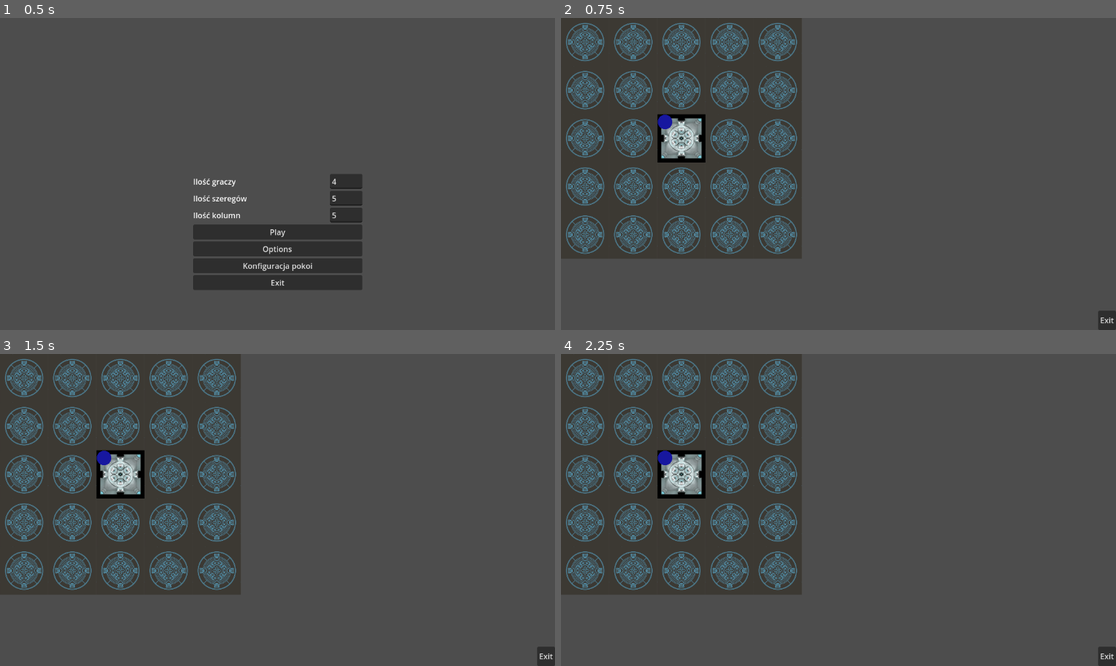
Above: before the commit, frames 1-4 (two rows, left to right).
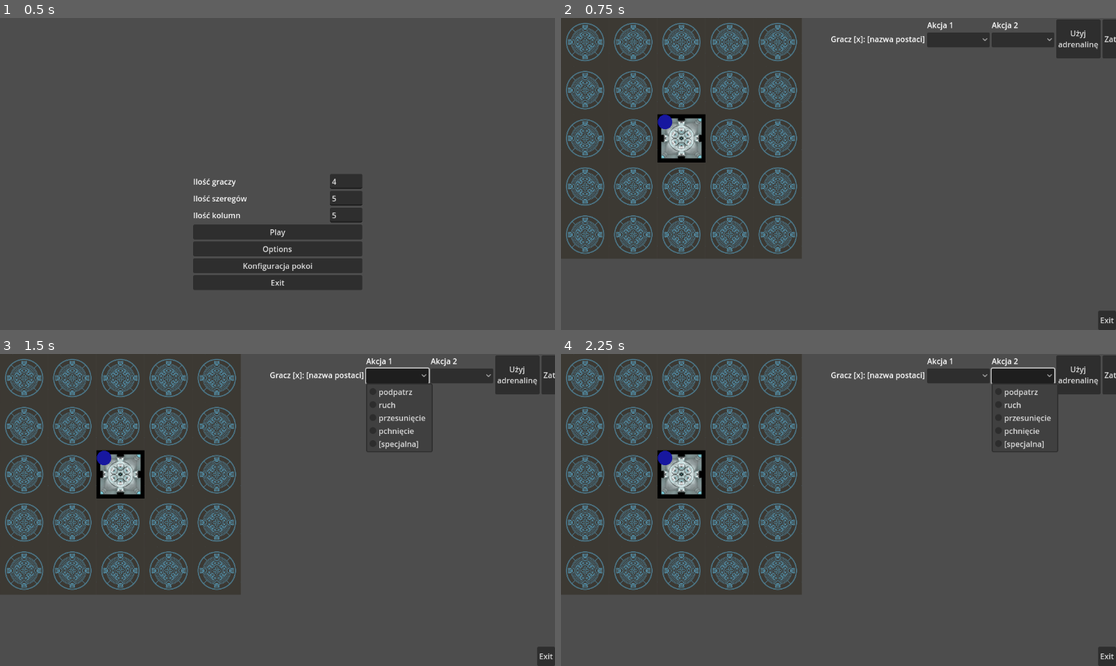
Above: after the commit, the same moments.

Repository: super12pl/strona25
Game: Godot game, scene res://scenes/Menu.tscn
The game is run twice, just before and just after one commit, with the same random seed, the same clock (stepped at 60 frames per second) and the same inputs.
Inputs (mouse positions are in pixels of both pictures, inside the frame that each line leads up to):
- Up to frame 1 (0.5 s): no input
- Up to frame 2 (0.75 s): click "Play" at 0.5 s
- Up to frame 3 (1.5 s): click (399, 375) at 1.27 s
- Up to frame 4 (2.25 s): click (1021, 375) at 2.02 s

Frame 1 is identical in both runs. In frame 2, 2.6% of the frame differs, in the area x 48-100%, y 0-13%; in frame 3, 3.1%; in frame 4, 3.2%, in the area x 48-100%, y 0-32%.

Commit message:
akcje w grze

Diff:
--- a/scenes/WybierzAkcje.tscn
+++ b/scenes/WybierzAkcje.tscn
@@ -6,10 +6,10 @@
 script = ExtResource("1_506xi")
 
 [node name="Bar" type="HBoxContainer" parent="."]
-offset_left = 97.0
-offset_top = 138.0
-offset_right = 536.0
-offset_bottom = 230.0
+offset_left = 4.0
+offset_top = 3.0
+offset_right = 494.0
+offset_bottom = 84.0
 
 [node name="Label" type="Label" parent="Bar"]
 layout_mode = 2
--- a/scenes/gra.tscn
+++ b/scenes/gra.tscn
@@ -1,7 +1,8 @@
-[gd_scene load_steps=3 format=3 uid="uid://bqj3s2cquk4xa"]
+[gd_scene load_steps=4 format=3 uid="uid://bqj3s2cquk4xa"]
 
 [ext_resource type="Script" path="res://code/gra.gd" id="1_06ssy"]
 [ext_resource type="PackedScene" uid="uid://cckc05uk0frwy" path="res://scenes/gameBoard.tscn" id="1_sx0l2"]
+[ext_resource type="PackedScene" uid="uid://ltxvxekf42si" path="res://scenes/WybierzAkcje.tscn" id="3_gj0il"]
 
 [node name="Control" type="Control"]
 layout_mode = 3
@@ -57,4 +58,16 @@
 layout_mode = 2
 text = "Exit"
 
+[node name="Control" type="Control" parent="."]
+layout_mode = 1
+anchors_preset = 5
+anchor_left = 0.5
+anchor_right = 0.5
+offset_left = -20.0
+offset_right = 20.0
+offset_bottom = 40.0
+grow_horizontal = 2
+
+[node name="WybierzAkcje" parent="Control" instance=ExtResource("3_gj0il")]
+
 [connection signal="pressed" from="Control2/VBoxContainer/Button" to="Gra" method="_on_button_pressed"]
